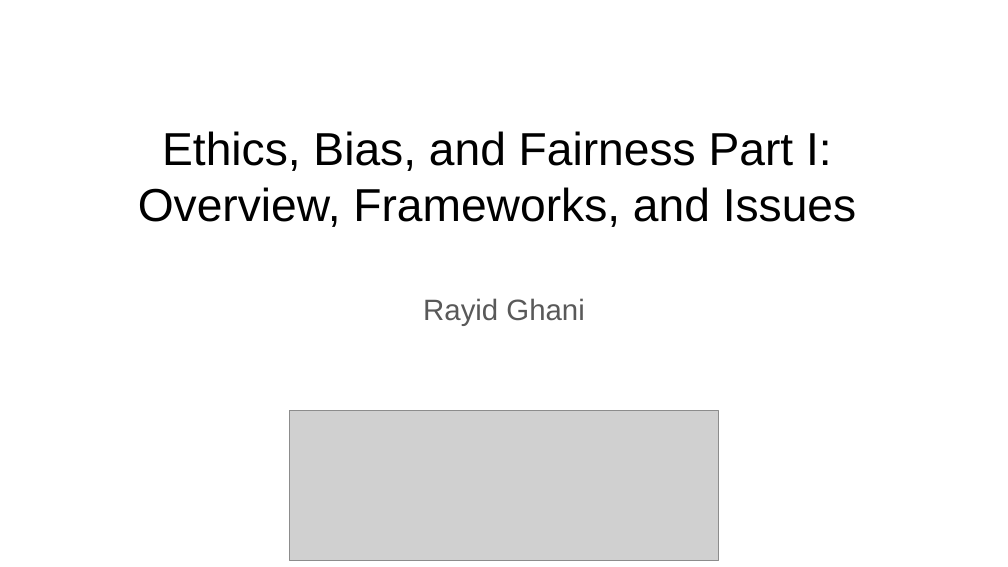
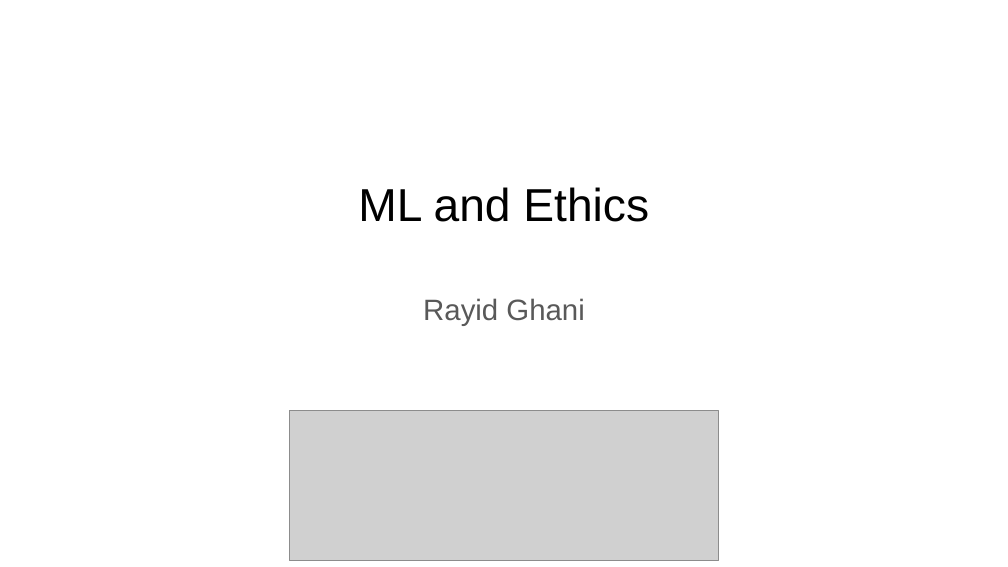
Before and after one commit to dssg/MLinPractice, a slide deck: slide 1 of Lectures/Lecture12-EthicsOverview.pptx. Drawn at 1008x567 pixels with LibreOffice and Linux fonts; fonts in the diff are those of the drawing; grey boxes stand for pictures. Boxes give left, top, right and bottom in pixels: in the first picture for what was removed or moved away, otherwise in the second. Text is boxed around its words. In the diff, an @@ line names an element or a change of style, - is before the commit and + after.

```diff
--- a/Lectures/Lecture12-EthicsOverview.pptx
+++ b/Lectures/Lecture12-EthicsOverview.pptx
@@ text at box(358, 187, 649, 222): text changed @@
-Ethics, Bias, and Fairness Part I:
-Overview, Frameworks, and Issues
+ML and Ethics
```
Also in this commit, not shown: 4 other slides changed, 3 slides added, 3 slides removed, 1 other file.
